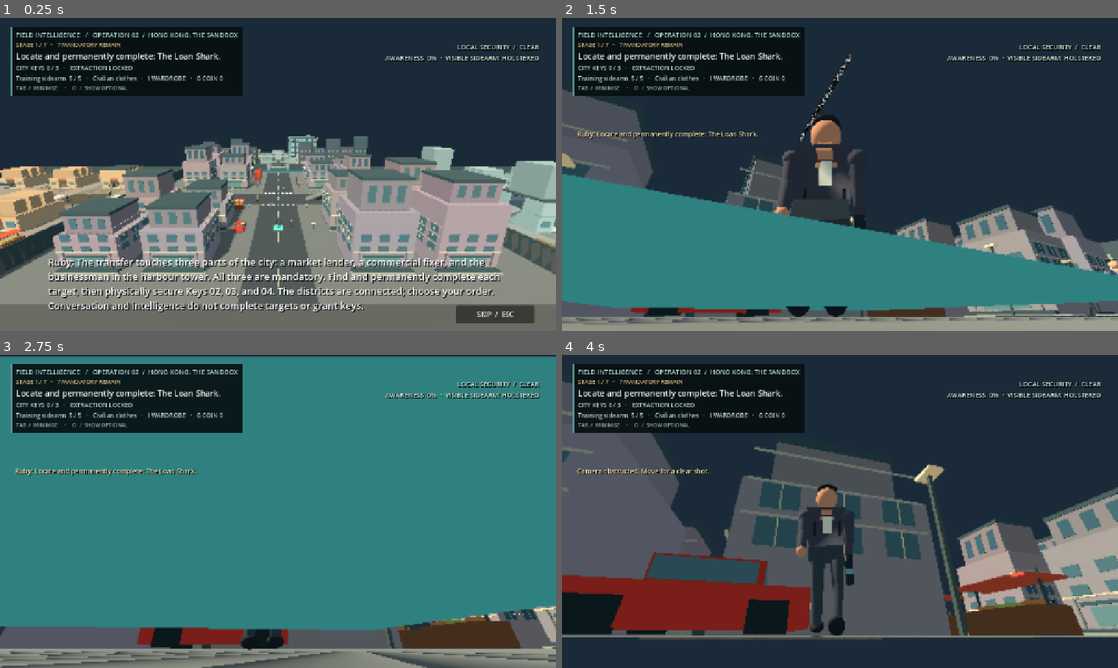
Above: before the commit, frames 1-4 (two rows, left to right).
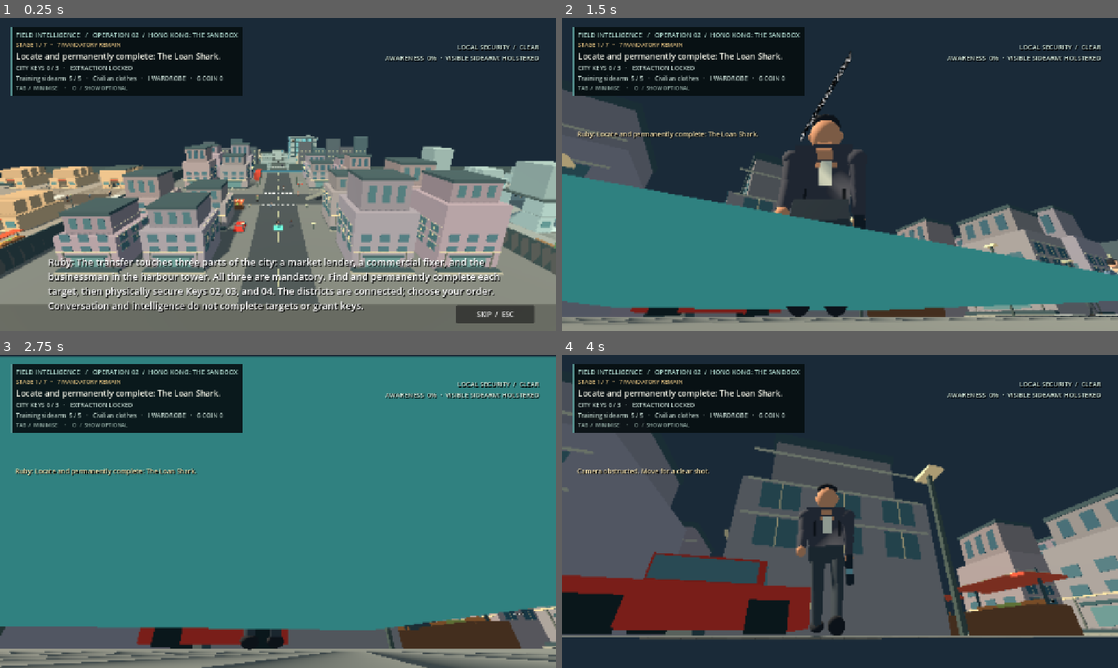
Above: after the commit, the same moments.

Repository: CoolgamerProXD/Stealty-Assasin-redesigned-computing-machine-Beta
Game: Godot game, scene res://scenes/mission_hong_kong_sandbox.tscn
The game is run twice, just before and just after one commit, with the same random seed, the same clock (stepped at 60 frames per second) and the same inputs. This scene is started directly instead of the project's main scene.
Inputs (mouse positions are in pixels of both pictures, inside the frame that each line leads up to):
- Up to frame 1 (0.25 s): no input
- Up to frame 2 (1.5 s): click "SKIP / ESC" at 0.5 s; tap Enter at 1.25 s; move the mouse to (867, 174) at 1.27 s; hold W (move_forward) from 1.28 s (still down); hold C (crouch) from 1.28 s (still down); click (867, 174) at 1.42 s
- Up to frame 3 (2.75 s): keep holding W (move_forward); tap Ctrl (instinct) at 1.55, 2.1 s; move the mouse to (250, 511) at 2.02 s; release C (crouch) at 2.03 s; click (250, 511) at 2.17 s; tap C (crouch) at 2.3 s
- Up to frame 4 (4 s): keep holding W (move_forward); move the mouse to (851, 505) at 2.77 s; hold Right mouse button (aim) 2.78-3.53 s; click (851, 505) at 2.92 s; tap Ctrl (instinct) at 3.05 s; move the mouse to (834, 517) at 3.52 s; tap C (crouch) at 3.6 s; click (834, 517) at 3.67 s

The runs differ from the first frame. In frame 1, less than 0.1% of the frame differs, in the area x 52-53%, y 64-66%; in frame 2, less than 0.1%, in the area x 44-100%, y 36-79%; in frame 3, less than 0.1%; in frame 4, less than 0.1%.

Commit message:
Document visual direction and prototype Instinct focus grade
Co-authored-by: arena-agent <297053741+arena-agent@users.noreply.github.com>

Diff:
--- a/scripts/missions/hong_kong_operation.gd
+++ b/scripts/missions/hong_kong_operation.gd
@@ -75,6 +75,7 @@
 var red_overlay: StandardMaterial3D
 var yellow_overlay: StandardMaterial3D
 var intel_overlay: StandardMaterial3D
+var instinct_focus: InstinctFocus
 var shot_audio: AudioStreamPlayer
 var gadget_audio: AudioStreamPlayer
 var train_departure_seen: bool = false
@@ -101,6 +102,10 @@
  (scene.get("hud") as Label).visible = false
  player = scene.get("player") as HotelPlayer
  player.position = _vec(config["spawn"])
+ instinct_focus = InstinctFocus.new()
+ instinct_focus.name = "InstinctFocus"
+ instinct_focus.player = player
+ add_child(instinct_focus)
  player.mouse_sensitivity = float(Campaign.settings["sensitivity"])
  if operation_id == "ngong_ping":
   ngong_facility = scene.find_child("NgongPingSecretFacility",true,false) as NgongPingSecretFacility
--- /dev/null
+++ b/scripts/visuals/instinct_focus.gd
@@ -0,0 +1,39 @@
+extends Node
+class_name InstinctFocus
+## Smoothly grades the rendered world while Instinct is held. Eligibility and
+## object overlays remain owned by the mission scripts; this layer reveals none.
+
+const FOCUS_SHADER: Shader = preload("res://scripts/visuals/instinct_focus.gdshader")
+const RESPONSE_RATE: float = 7.0
+
+var player: HotelPlayer
+var focus_amount: float = 0.0
+var focus_rect: ColorRect
+var focus_material: ShaderMaterial
+
+func _ready() -> void:
+ var layer := CanvasLayer.new()
+ layer.name = "InstinctWorldGrade"
+ # Draw after the 3D world and before the default HUD CanvasLayer.
+ layer.layer = -1
+ add_child(layer)
+ focus_rect = ColorRect.new()
+ focus_rect.name = "FocusGrade"
+ focus_rect.set_anchors_and_offsets_preset(Control.PRESET_FULL_RECT)
+ focus_rect.mouse_filter = Control.MOUSE_FILTER_IGNORE
+ focus_material = ShaderMaterial.new()
+ focus_material.shader = FOCUS_SHADER
+ focus_material.set_shader_parameter("focus_amount", 0.0)
+ focus_rect.material = focus_material
+ layer.add_child(focus_rect)
+
+func _process(delta: float) -> void:
+ update_focus(delta, is_instance_valid(player) and player.instinct_active)
+
+# Kept explicit and deterministic for tests; no world object is inspected here.
+func update_focus(delta: float, active: bool) -> void:
+ var target := 1.0 if active else 0.0
+ var blend := 1.0 - exp(-maxf(delta, 0.0) * RESPONSE_RATE)
+ focus_amount = lerpf(focus_amount, target, blend)
+ if focus_material:
+  focus_material.set_shader_parameter("focus_amount", focus_amount)
--- /dev/null
+++ b/scripts/visuals/instinct_focus.gdshader
@@ -0,0 +1,16 @@
+shader_type canvas_item;
+
+// A restrained, renderer-compatible screen-space focus grade. This shader
+// changes only the image's color; it never discovers or draws world objects.
+uniform sampler2D screen_texture : hint_screen_texture, repeat_disable, filter_linear;
+uniform float focus_amount : hint_range(0.0, 1.0) = 0.0;
+uniform float desaturation : hint_range(0.0, 1.0) = 0.48;
+uniform float exposure_scale : hint_range(0.75, 1.0) = 0.96;
+
+void fragment() {
+    vec4 source = texture(screen_texture, SCREEN_UV);
+    float luminance = dot(source.rgb, vec3(0.2126, 0.7152, 0.0722));
+    vec3 muted = mix(source.rgb, vec3(luminance), focus_amount * desaturation);
+    muted *= mix(1.0, exposure_scale, focus_amount);
+    COLOR = vec4(muted, source.a);
+}
--- a/scripts/visuals/stylized_person.gd
+++ b/scripts/visuals/stylized_person.gd
@@ -83,12 +83,30 @@
  head.position = Vector3(0, 1.73, 0)
  head.material_override = skin
  upper_body.add_child(head)
+ skin.roughness = 0.78
+ dark.roughness = 0.92
  _ellipsoid(upper_body, Vector3(0, 1.87, 0.015), Vector3(0.29, 0.11, 0.27), dark)
+ # Small face planes and seeded hair silhouettes add readable variation at
+ # gameplay distance while keeping the procedural model lightweight.
+ for side: float in [-1.0, 1.0]:
+  _ellipsoid(upper_body, Vector3(side * 0.145, 1.73, -0.005), Vector3(0.055, 0.085, 0.065), skin)
+ var style := absi(appearance_seed) % 4
+ match style:
+  1:
+   _ellipsoid(upper_body, Vector3(-0.075, 1.90, -0.035), Vector3(0.20, 0.075, 0.20), dark)
+   _ellipsoid(upper_body, Vector3(0.11, 1.85, 0.035), Vector3(0.08, 0.16, 0.21), dark)
+  2:
+   _ellipsoid(upper_body, Vector3(0, 1.79, 0.12), Vector3(0.24, 0.21, 0.16), dark)
+   _ellipsoid(upper_body, Vector3(0, 1.91, 0.015), Vector3(0.19, 0.07, 0.19), dark)
+  3:
+   _ellipsoid(upper_body, Vector3(0, 1.84, -0.105), Vector3(0.22, 0.11, 0.12), dark)
  var eye := _material(Color(0.08, 0.09, 0.10))
- _box(upper_body, Vector3(-0.055, 1.76, -0.143), Vector3(0.035, 0.025, 0.015), eye)
- _box(upper_body, Vector3(0.055, 1.76, -0.143), Vector3(0.035, 0.025, 0.015), eye)
- _box(upper_body, Vector3(0, 1.72, -0.158), Vector3(0.035, 0.045, 0.04), skin)
- _box(upper_body, Vector3(0, 1.66, -0.143), Vector3(0.07, 0.012, 0.015), dark)
+ var brow := _material(Color(0.20, 0.16, 0.14))
+ for side: float in [-1.0, 1.0]:
+  _box(upper_body, Vector3(side * 0.055, 1.79, -0.143), Vector3(0.043, 0.012, 0.012), brow)
+  _box(upper_body, Vector3(side * 0.055, 1.76, -0.151), Vector3(0.025, 0.018, 0.012), eye)
+ _ellipsoid(upper_body, Vector3(0, 1.72, -0.158), Vector3(0.040, 0.060, 0.035), skin)
+ _box(upper_body, Vector3(0, 1.66, -0.143), Vector3(0.055, 0.009, 0.012), _material(Color(0.34, 0.18, 0.16)))
  # Lapels, collar and belt establish clothed silhouettes instead of a capsule.
  upperwear_details.append(_box(upper_body, Vector3(0, 1.38, -0.127), Vector3(0.12, 0.27, 0.02), _material(Color(0.78, 0.77, 0.70))))
  upperwear_details.append(_box(upper_body, Vector3(0, 0.98, -0.13), Vector3(0.40, 0.06, 0.025), dark))
--- a/scripts/world/hotel.gd
+++ b/scripts/world/hotel.gd
@@ -27,6 +27,7 @@
 var instinct_strength: float = 0.0
 var instinct_red: StandardMaterial3D
 var instinct_yellow: StandardMaterial3D
+var instinct_focus: InstinctFocus
 @export var instinct_item_range: float = 4.0
 @export var instinct_target_range: float = 16.0
 @export var instinct_target_color: Color = Color(1.0, 0.08, 0.05)
@@ -809,6 +810,10 @@
  return get_world_3d().direct_space_state.intersect_ray(query).is_empty()
 
 func _setup_instinct() -> void:
+ instinct_focus = InstinctFocus.new()
+ instinct_focus.name = "InstinctFocus"
+ instinct_focus.player = player
+ add_child(instinct_focus)
  instinct_red = _highlight_material(instinct_target_color)
  # The primary identity is provided by the briefing. Draw its actual mesh even
  # behind opaque walls; ordinary NPCs and unknown items never use this pass.
--- a/tests/instinct_render_test.gd
+++ b/tests/instinct_render_test.gd
@@ -96,6 +96,8 @@
   key.pressed = true
   Input.parse_input_event(key)
   var on := await capture(id + "_wall_on")
+  var focus: InstinctFocus = world.get("instinct_focus")
+  check(focus != null and focus.focus_amount > 0.05 and focus.focus_amount < 1.0, id + " Instinct world grade eases toward its active state")
   var a := red_stats(off)
   var b := red_stats(on)
   print("VISUAL_METRIC: %s off=%d on=%d centroid=%.1f" % [id, a.x, b.x, b.y])
@@ -116,6 +118,7 @@
   var released := await capture(id + "_wall_released")
   var d := red_stats(released)
   check(d.x < c.x - 20, id + " release clears the through-wall silhouette")
+  check(focus.focus_amount > 0.05 and focus.focus_amount < 0.9, id + " Instinct world grade eases back toward normal after release")
   if id == "hotel":
    # Save actual rendered preset comparisons with the HUD and physical actor.
    camera.global_position = Vector3(-4, 2.2, 4)
Not shown, added: ART_DIRECTION.md
Not shown, added: ASSET_PROVENANCE.md
Not shown, added: RENDERING_PIPELINE.md
Not shown, added: VISUAL_RESEARCH.md
